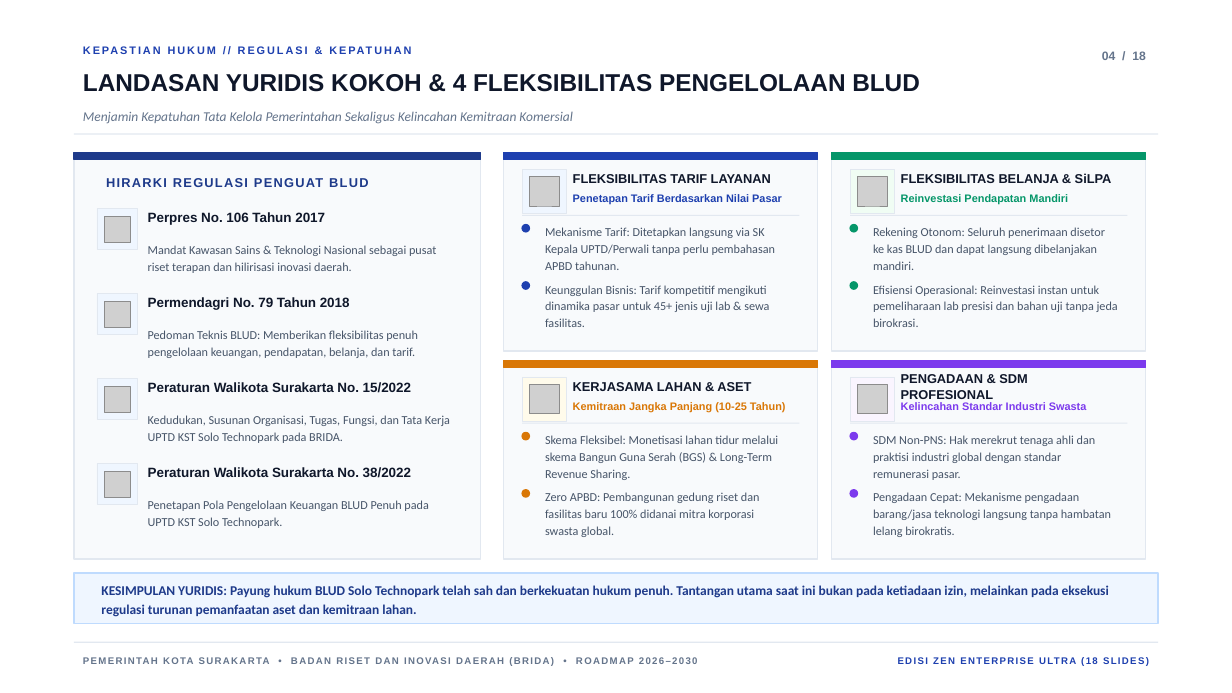
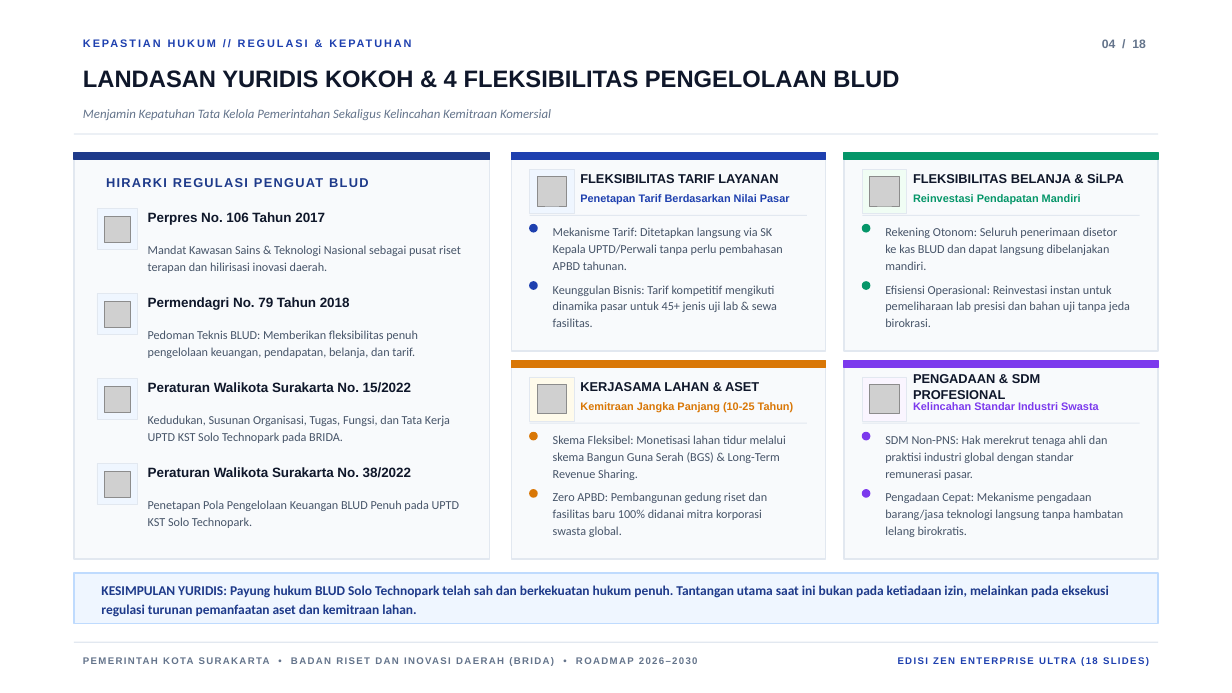
Before and after one commit to DenyWismoyo/workspace, a slide deck: slide 4 of bahan_paparan_walikota_v3/PAPARAN_WALIKOTA_STP_V9_18S.pptx. Drawn at 1232x693 pixels with LibreOffice and Linux fonts; fonts in the diff are those of the drawing; grey boxes stand for pictures. Boxes give left, top, right and bottom in pixels: in the first picture for what was removed or moved away, otherwise in the second. Text is boxed around its words. In the diff, an @@ line names an element or a change of style, - is before the commit and + after.

```diff
--- a/bahan_paparan_walikota_v3/PAPARAN_WALIKOTA_STP_V9_18S.pptx
+++ b/bahan_paparan_walikota_v3/PAPARAN_WALIKOTA_STP_V9_18S.pptx
@@ text "LANDASAN YURIDIS KOKOH & 4 ..." at bbox=[83, 70, 899, 88]: size 19 to 18.5 pt @@
@@ text "KEPASTIAN HUKUM // REGULASI & ...": place and size @@
-text "KEPASTIAN HUKUM // REGULASI & ..." at bbox=[74, 39, 998, 61]
+text "KEPASTIAN HUKUM // REGULASI & ..." at bbox=[74, 33, 998, 54]
@@ text "04 / 18": place and size @@
-text "04 / 18" at bbox=[1102, 51, 1146, 60]
+text "04 / 18" at bbox=[1102, 39, 1146, 48]
@@ text "Menjamin Kepatuhan Tata Kelola Pemerintahan ..." at bbox=[83, 109, 551, 120]: size 10.5 to 10 pt @@
@@ rectangle: place and size @@
-rectangle at bbox=[74, 152, 481, 559]
+rectangle at bbox=[74, 152, 490, 559]
@@ rectangle: place and size @@
-rectangle at bbox=[74, 152, 481, 160]
+rectangle at bbox=[74, 152, 490, 160]
@@ text "Mandat Kawasan Sains & Teknologi ..." rewrapped from bbox=[148, 245, 436, 273] to bbox=[148, 245, 461, 273] @@
@@ 8 texts, 4 rectangles, 2 pictures: place and size @@
-8 texts, 4 rectangles, 2 pictures at bbox=[504, 152, 818, 559]
+8 texts, 4 rectangles, 2 pictures at bbox=[511, 152, 825, 559]
@@ 8 texts, 8 rectangles, 8 ellipses, 4 lines, 2 pictures: place and size @@
-8 texts, 8 rectangles, 8 ellipses, 4 lines, 2 pictures at bbox=[522, 152, 1146, 559]
+8 texts, 8 rectangles, 8 ellipses, 4 lines, 2 pictures at bbox=[530, 152, 1158, 559]
@@ text "Penetapan Pola Pengelolaan Keuangan BLUD ..." rewrapped from bbox=[148, 500, 428, 528] to bbox=[148, 500, 459, 528] @@
```
Also in this commit, not shown: 16 other slides changed, 21 other files.
